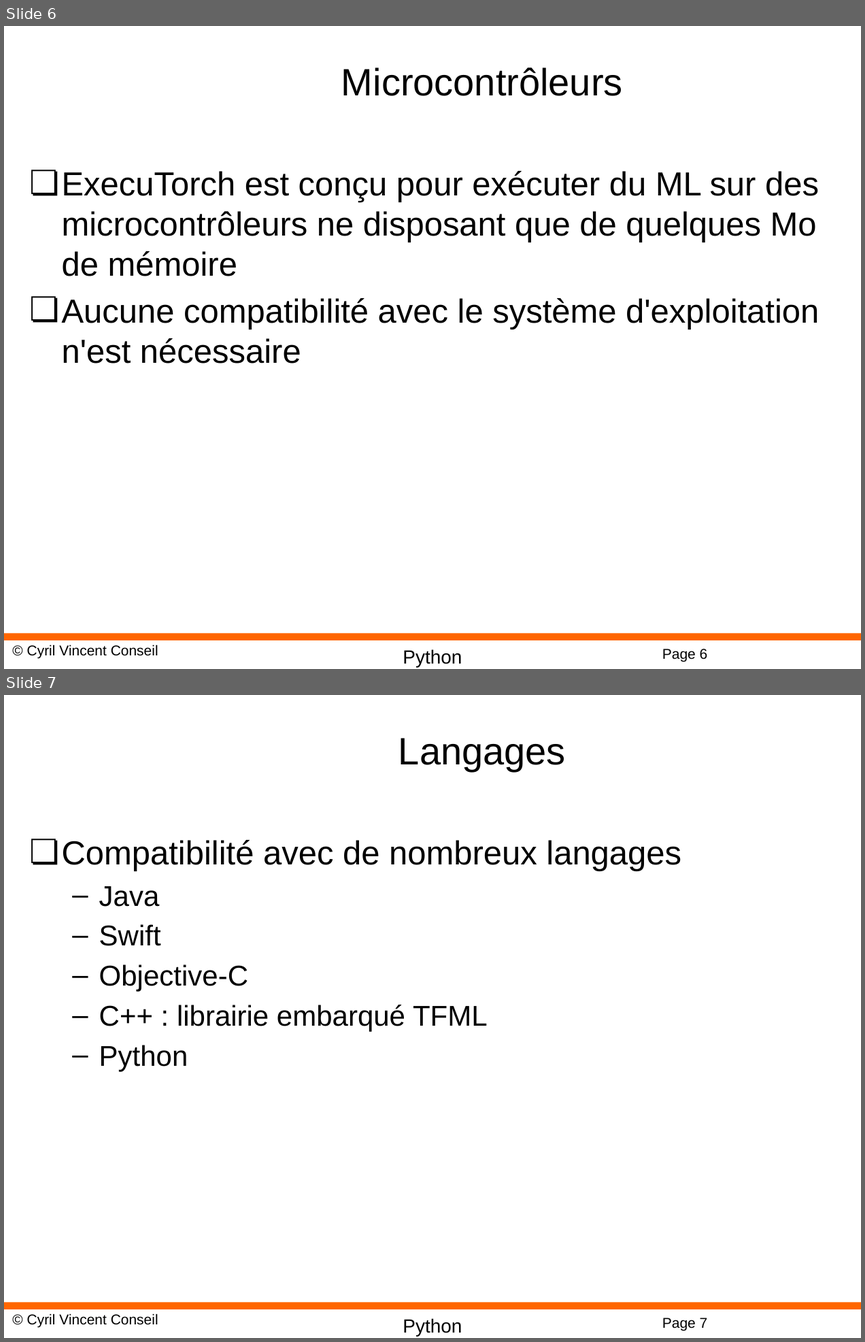
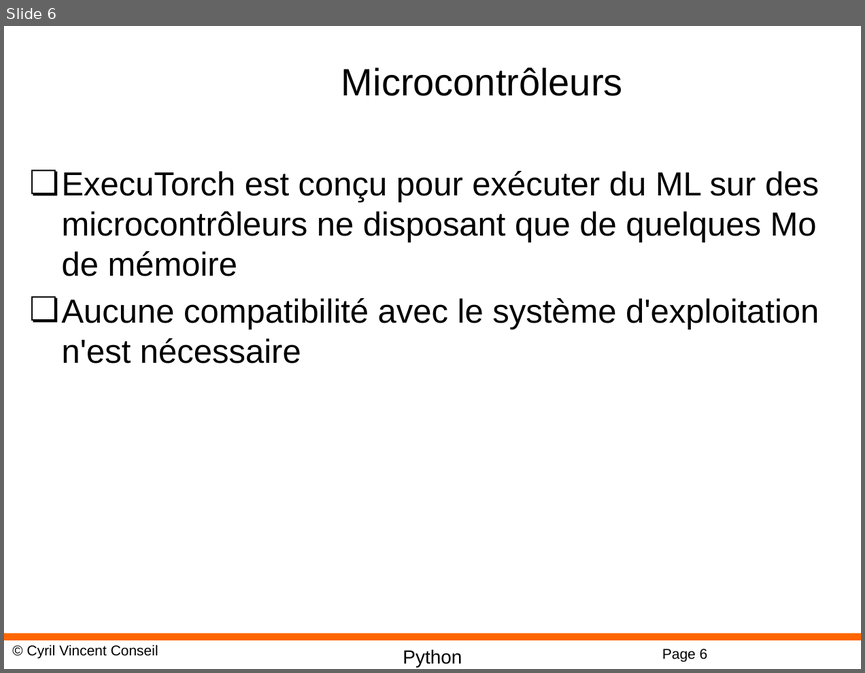
Before and after one commit to cyrilvincent/iot-ai, a slide deck: ppt/IoTAI29-ExecuTorch.pptx. Shown one above the other, each under a label of ours: slides 6 and 7 before the commit, slide 6 after it. The pictures are 865x1342 and 865x673 pixels, drawn with LibreOffice and Linux fonts; fonts in the diff are those of the drawing; background and template pictures are left out. Boxes give left, top, right and bottom in pixels: in the first picture for what was removed or moved away, otherwise in the second. Text is boxed around its words. In the diff, an @@ line names an element or a change of style, - is before the commit and + after.

```diff
--- a/ppt/IoTAI29-ExecuTorch.pptx
+++ b/ppt/IoTAI29-ExecuTorch.pptx
@@ slide 7 removed at (x1=4, y1=695, x2=861, y2=1338), background #FFFFFF; not listed: 4 template elements that a slide beside it also shows @@
@@ title removed at (x1=398, y1=738, x2=566, y2=772) @@
-Langages
@@ text removed at (x1=62, y1=840, x2=681, y2=1071) @@
-❏ Compatibilité avec de nombreux langages
-  – Java
-  – Swift
-  – Objective-C
-  – C++ : librairie embarqué TFML
-  – Python
```
Also in this commit, not shown: 18 other files.
